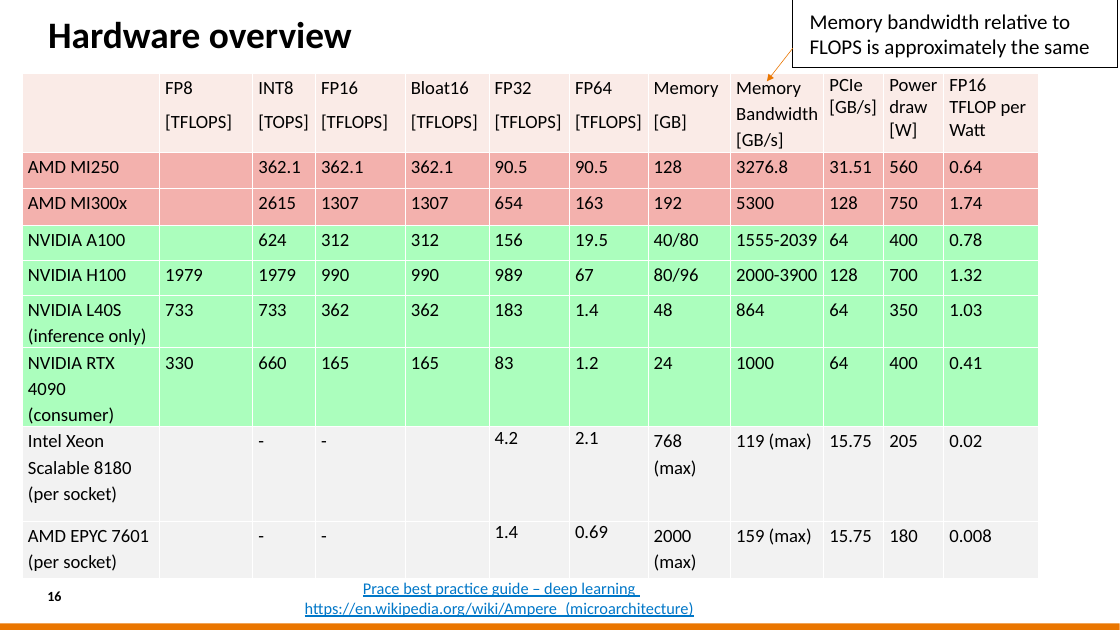
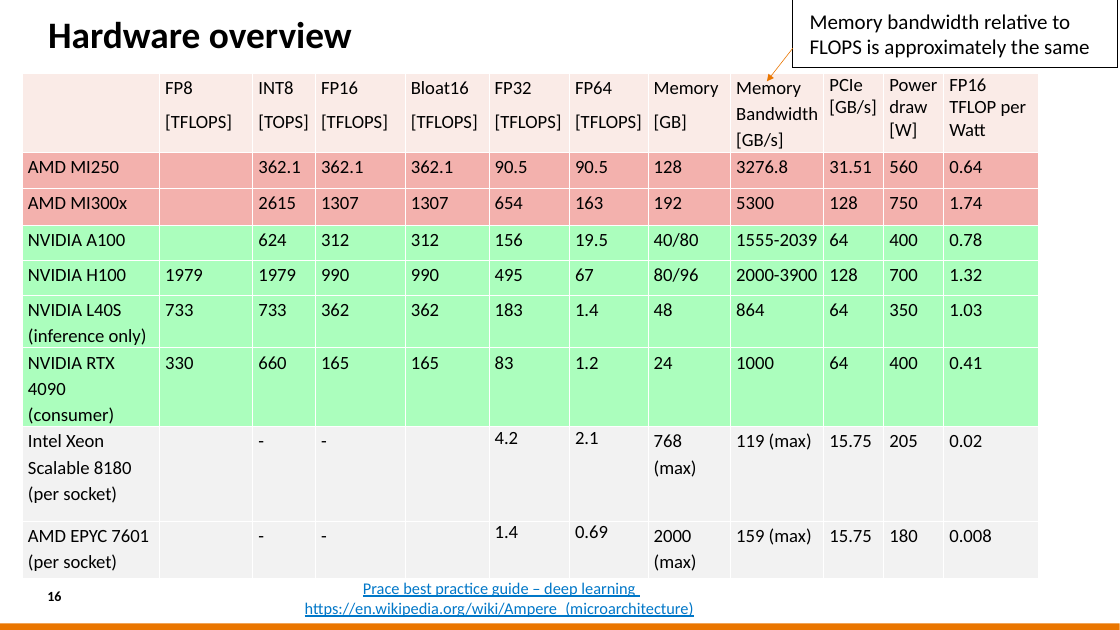
Before and after one commit to sara-nl/HPML-course-materials, a slide deck: slide 16 of Day2/slides/hardware.pptx. Drawn at 1120x630 pixels with LibreOffice and Linux fonts; fonts in the diff are those of the drawing; background and template pictures are left out. Boxes give left, top, right and bottom in pixels: in the first picture for what was removed or moved away, otherwise in the second. Text is boxed around its words. In the diff, an @@ line names an element or a change of style, - is before the commit and + after.

```diff
--- a/Day2/slides/hardware.pptx
+++ b/Day2/slides/hardware.pptx
@@ table at bbox=[23, 73, 1038, 575] @@
-row 5, column 6: 989
+row 5, column 6: 495
```
Also in this commit, not shown: 13 other slides changed, 2 slides added.
